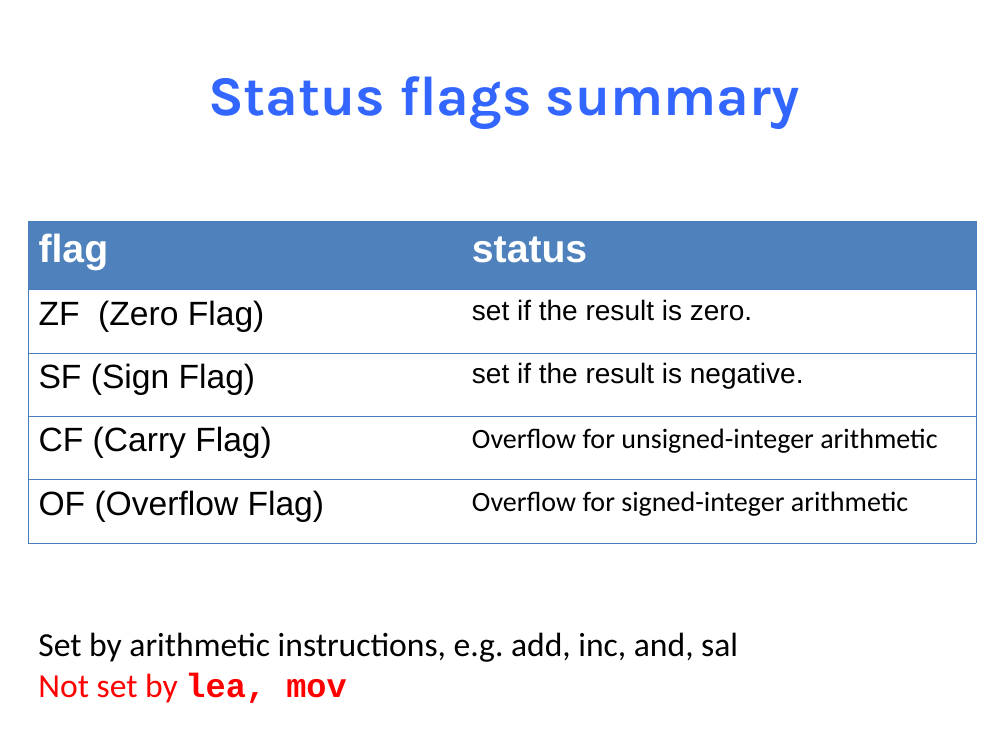
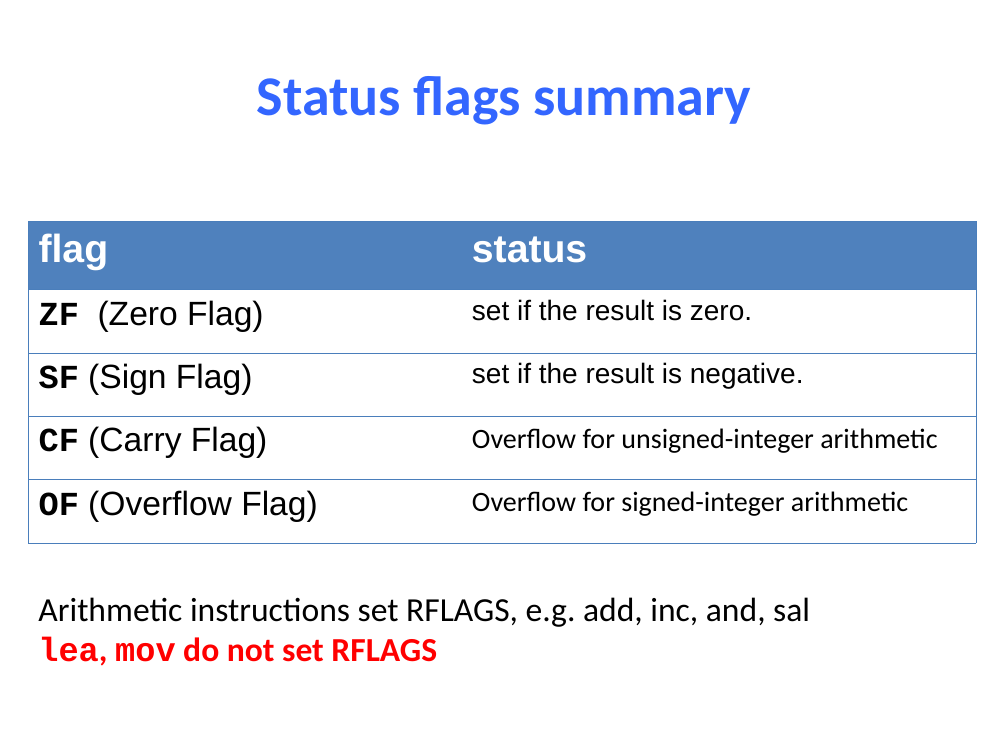
Before and after one commit to NYU-CSO/nyu-cso.github.io, a slide deck: slide 4 of notes/08-Machine_Control.pptx (slide 23 before the commit). Drawn at 1008x756 pixels with LibreOffice and Linux fonts; fonts in the diff are those of the drawing. Boxes give left, top, right and bottom in pixels: in the first picture for what was removed or moved away, otherwise in the second. Text is boxed around its words. In the diff, an @@ line names an element or a change of style, - is before the commit and + after.

```diff
--- a/notes/08-Machine_Control.pptx
+++ b/notes/08-Machine_Control.pptx
@@ title "Status flags summary" at (257, 76, 750, 125): font Karla to Calibri @@
@@ table at (28, 222, 976, 543) @@
@@ font Arial to Courier New, bold on in "ZF", "SF", "CF", "OF" @@
@@ text at (38, 597, 810, 666): text changed @@
-Set by arithmetic instructions, e.g. add, inc, and, sal
-Not set by lea, mov
+Arithmetic instructions set RFLAGS, e.g. add, inc, and, sal
+lea, mov do not set RFLAGS
```
Also in this commit, not shown: 70 other slides changed, 3 slides added, 34 slides removed, 3 other files.
